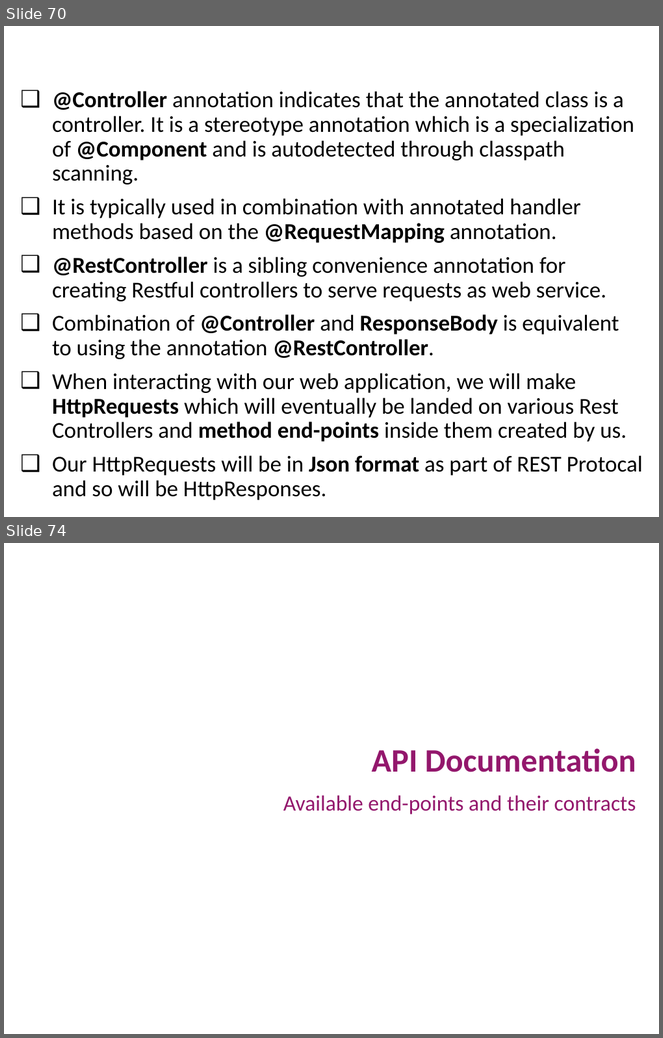
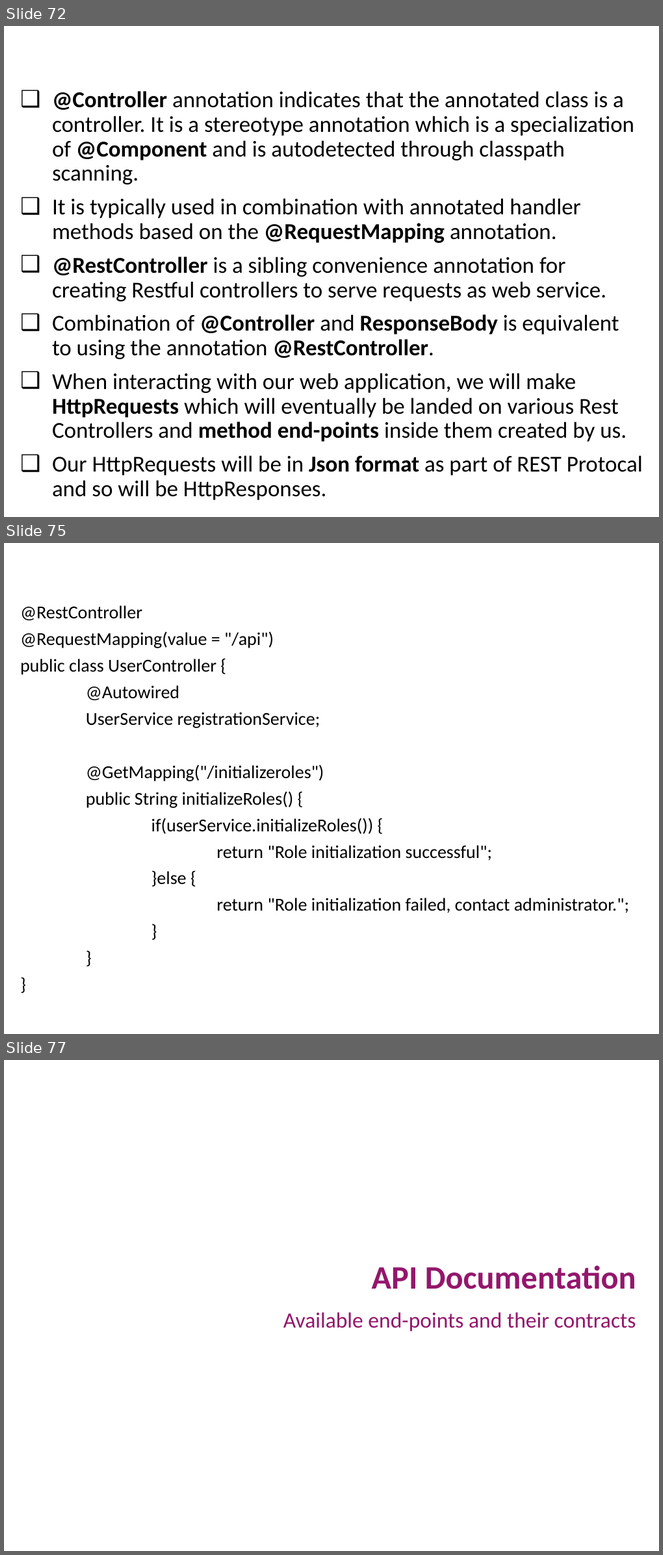
Before and after one commit to vishalrangras/spring-boot-sample, a slide deck: Developing with Spring Boot.pptx. Shown one above the other, each under a label of ours: slides 70 and 74 before the commit, slides 72, 75 and 77 after it; the slides between them are not shown. The pictures are 663x1038 and 663x1555 pixels, drawn with LibreOffice and Linux fonts; fonts in the diff are those of the drawing; background and template pictures are left out. Boxes give left, top, right and bottom in pixels: in the first picture for what was removed or moved away, otherwise in the second. Text is boxed around its words. In the diff, an @@ line names an element or a change of style, - is before the commit and + after.

```diff
--- a/Developing with Spring Boot.pptx
+++ b/Developing with Spring Boot.pptx
@@ slide 75 added at (4, 543, 659, 1034), background #FFFFFF @@
@@ title added at (10, 550, 460, 591), 24 pt, text #FFFFFF, bold @@
+UserController.java - Initialize Roles
@@ text added at (20, 605, 629, 913), 20 pt, text #000000 @@
+@RestController
+@RequestMapping(value = "/api")
+public class UserController {
+@Autowired
+UserService registrationService;
+@GetMapping("/initializeroles")
+public String initializeRoles() {
+if(userService.initializeRoles()) {
+return "Role initialization successful";
+}else {
+return "Role initialization failed, contact administrator.";
+}
+}
+}
@@ what was slide 70 is now slide 72 @@
@@ what was slide 74 is now slide 77 @@
```
Also in this commit, not shown: 16 slides changed, 7 other slides added.
